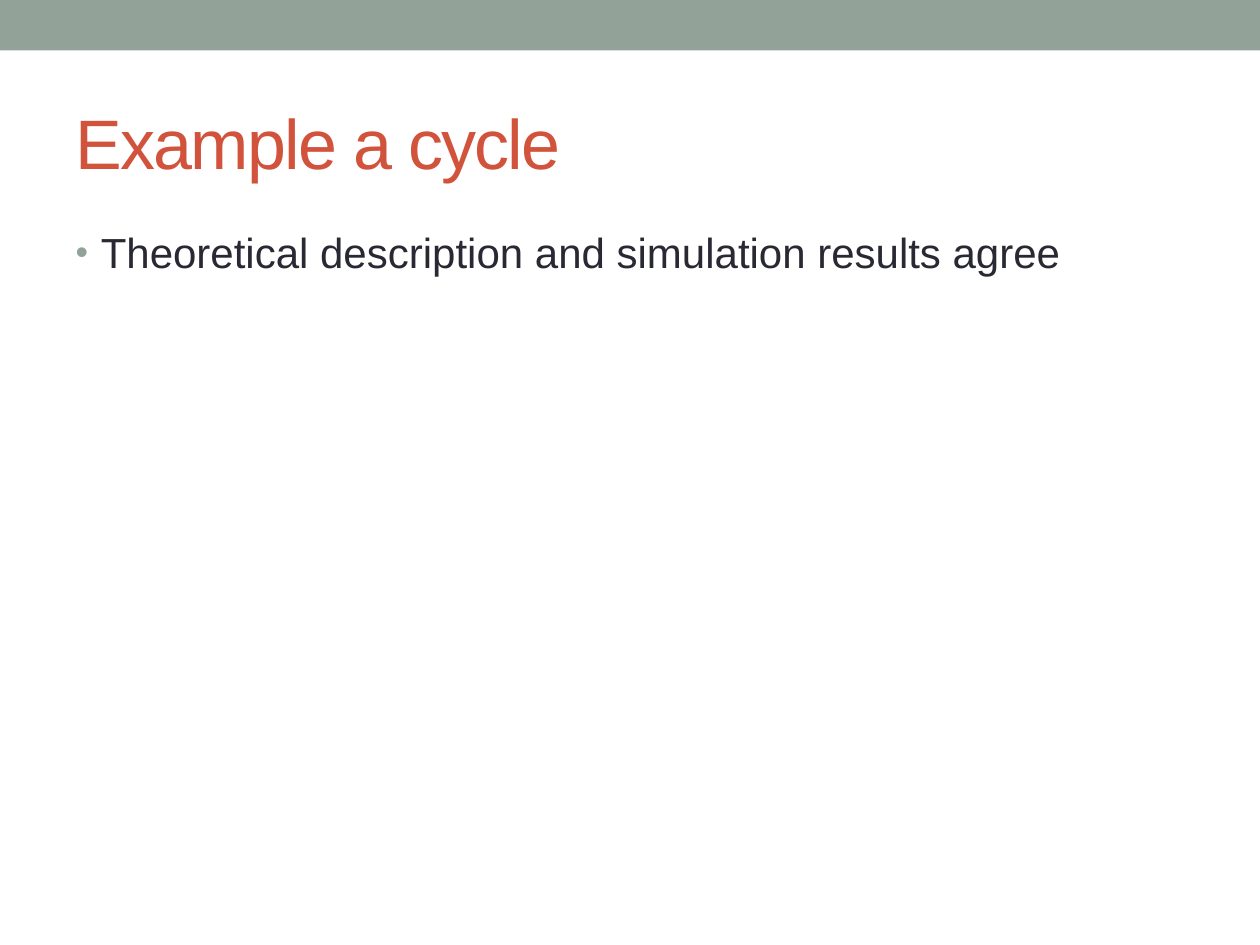
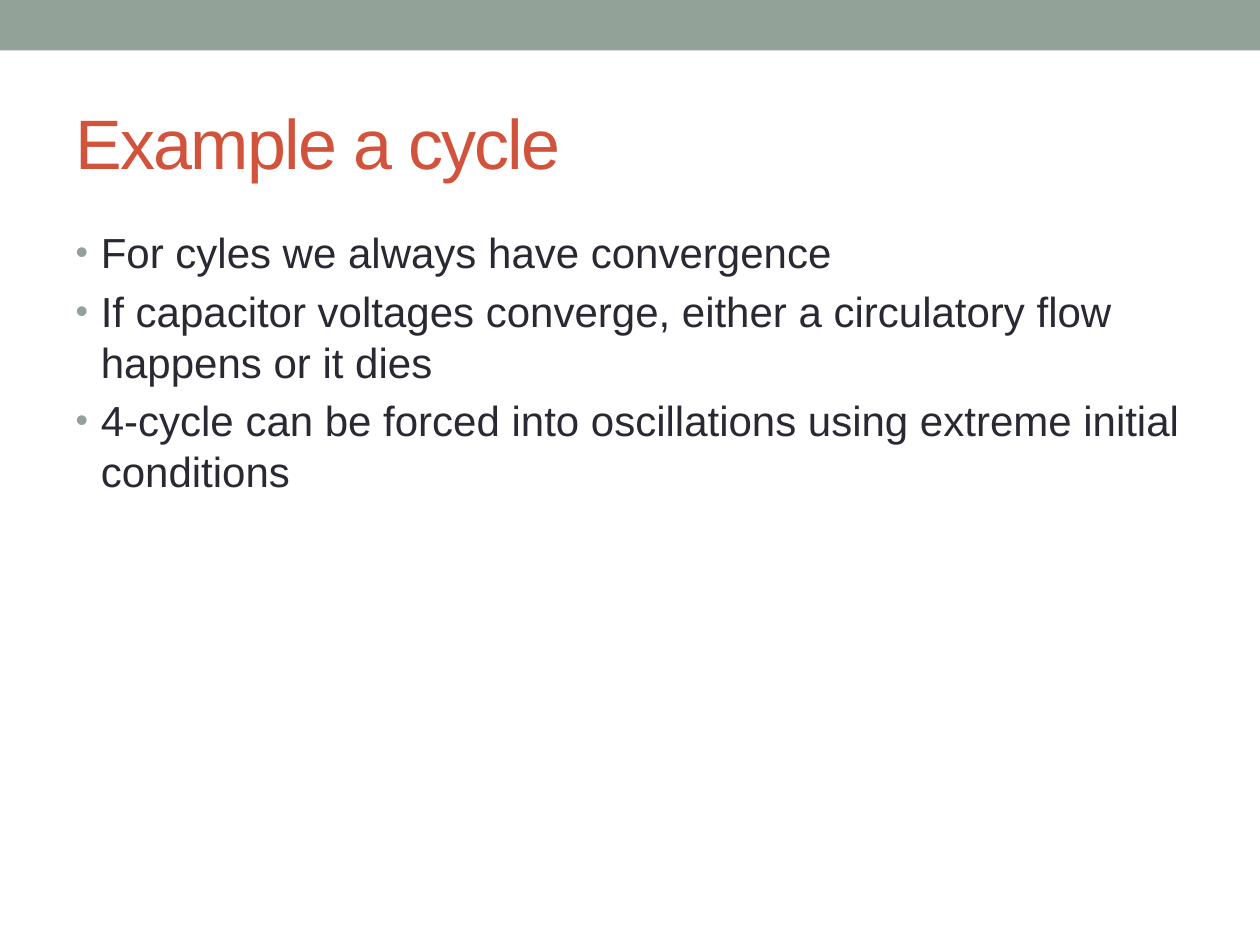
Before and after one commit to 05dirnbe/defense, a slide deck: slide 21 of draft.pptx (slide 20 before the commit). Drawn at 1260x945 pixels with LibreOffice and Linux fonts; fonts in the diff are those of the drawing. Boxes give left, top, right and bottom in pixels: in the first picture for what was removed or moved away, otherwise in the second. Text is boxed around its words. In the diff, an @@ line names an element or a change of style, - is before the commit and + after.

```diff
--- a/draft.pptx
+++ b/draft.pptx
@@ text at [101,237,1179,488]: text changed @@
-• Theoretical description and simulation results agree
+• For cyles we always have convergence
+• If capacitor voltages converge, either a circulatory flow happens or it dies
+• 4-cycle can be forced into oscillations using extreme initial conditions
```
Also in this commit, not shown: 1 other slide changed, 1 slide added, 6 other files.
